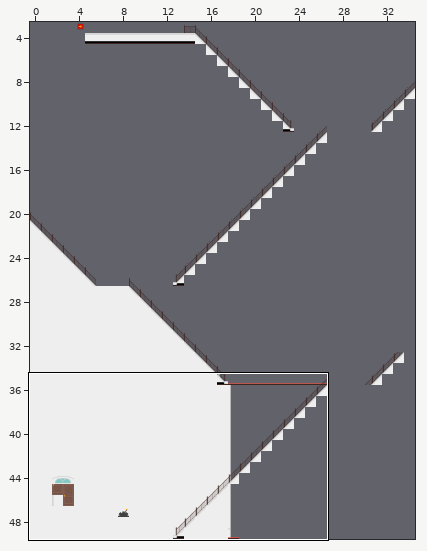
Two states of a Tiled map, levels/bossroom.tmx. Above: a wide view before the commit, with the close-up outlined.
Close-up. Earlier state:
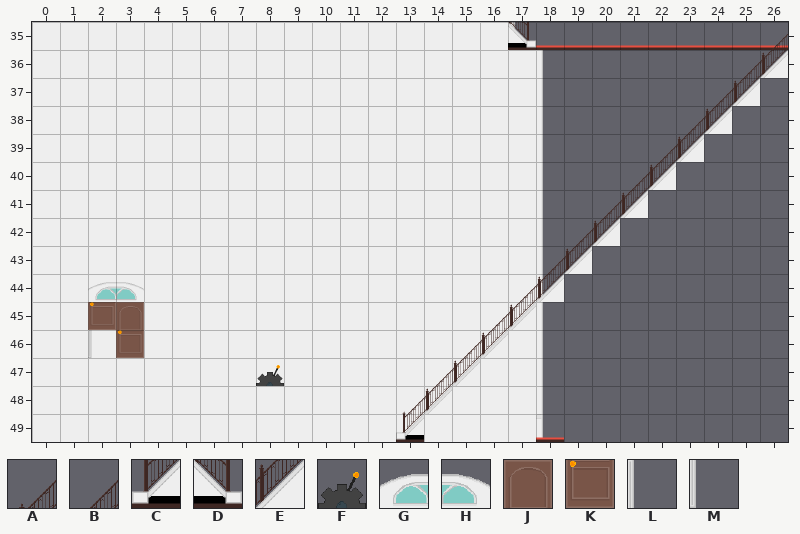
Cells are 64x64 px. Shown: x 0..26, y 35..49.
Key: from "testtiles": A 3, B 6, C 13, D 15, E 16, F 35, G 48, H 49, J 59, K 69, L 78, M 88.
_ is an empty cell.
Objects are placed by their top-left corner, in cells (3,4 is the top-left corner of cell 3,4); size is 1x1 cell unless given.
Layers that did not change in this view are not listed.
Layer "background" before, first column x 0:
35 _________________D________B
36 _________________________BE
37 ________________________BE_
38 _______________________BE__
39 ______________________BE___
40 _____________________BE____
41 ____________________BE_____
42 ___________________BE______
43 __________________BE_______
44 __GH_____________BE________
45 __LJ____________BE_________
46 __MK___________BE__________
47 ______________BE___________
48 _____________AE____________
49 _____________C_____________
Objects on layer "objects" before:
F "lever" at 8,47
Objects on layer "doors" before:
K "left" at 2,45
After:
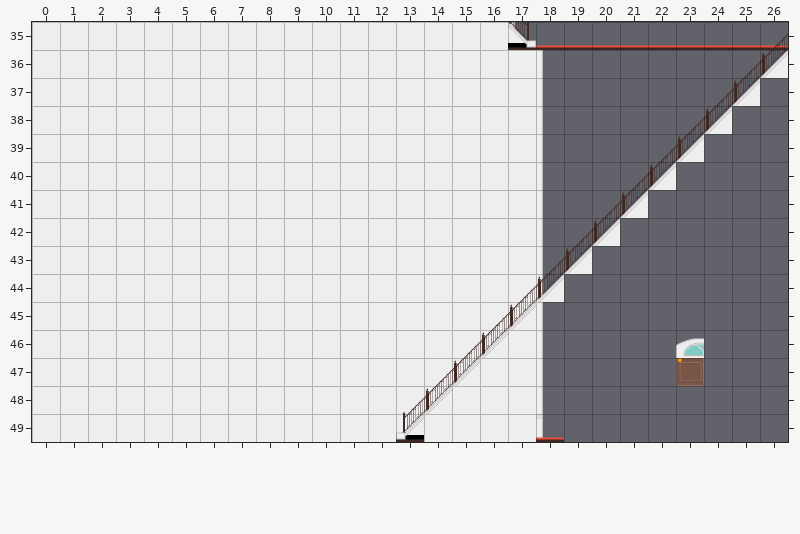
The exact change:
{"where": "layer \"background\""}
{"y":44,"x":2,"old":"GH","new":"__"}
{"y":45,"x":2,"old":"LJ","new":"__"}
{"y":46,"x":2,"old":"MK","new":"__"}
{"y":46,"x":23,"old":"_","new":"G"}
{"y":47,"x":23,"old":"_","new":"L"}
{"where": "layer \"objects\""}
{"was": "F \"lever\" at 8,47"}
{"where": "layer \"doors\""}
{"now": "K \"right\" at 23,47"}
{"was": "K \"left\" at 2,45"}
{"label":"removed","picture_box":[88,282,144,358]}
{"label":"added","picture_box":[676,338,704,386]}
{"label":"removed","picture_box":[256,365,284,386]}
